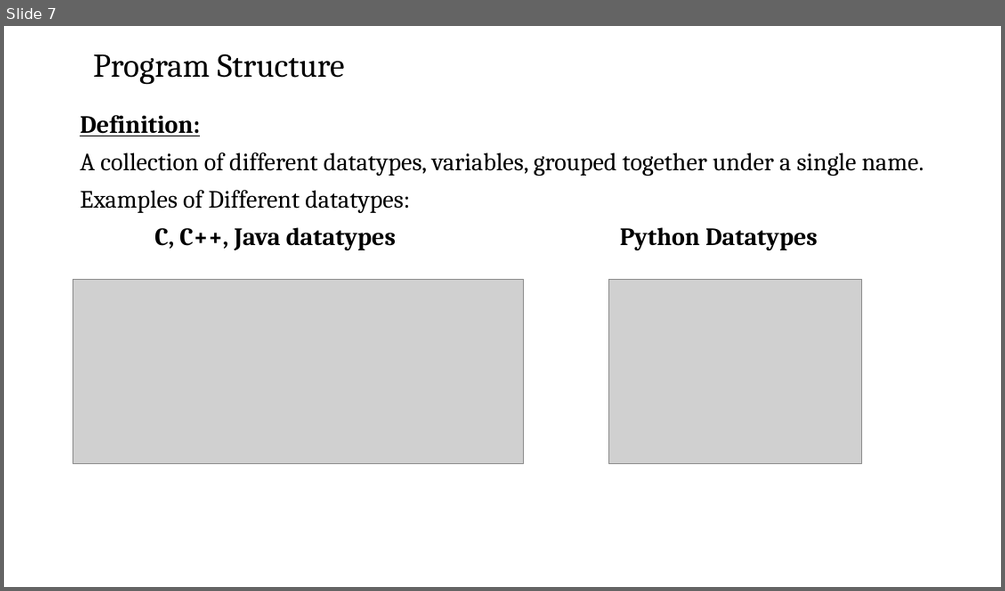
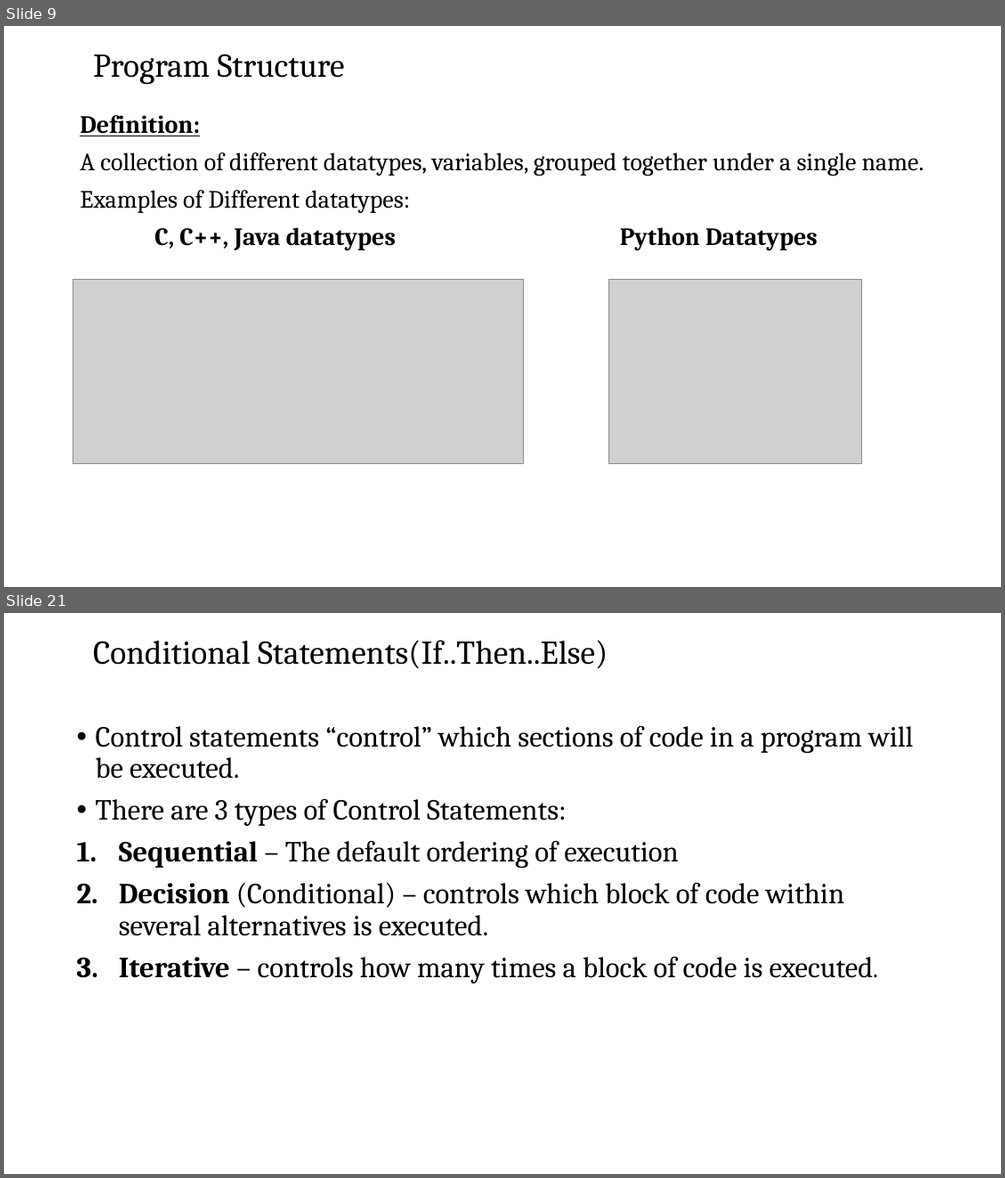
Before and after one commit to josiahkeaton/Training-Materials, a slide deck: Software Testing/Fundamentals of Computer & OS Concepts/Fundamentals of Computing session 6.pptx. Shown one above the other, each under a label of ours: slide 7 before the commit, slides 9 and 21 after it; the slides between them are not shown. The pictures are 1005x591 and 1005x1178 pixels, drawn with LibreOffice and Linux fonts; fonts in the diff are those of the drawing; grey boxes stand for pictures; background and template pictures are left out. Boxes give left, top, right and bottom in pixels: in the first picture for what was removed or moved away, otherwise in the second. Text is boxed around its words. In the diff, an @@ line names an element or a change of style, - is before the commit and + after.

Commit message:
ppt programming concept

```diff
--- a/Software Testing/Fundamentals of Computer & OS Concepts/Fundamentals of Computing session 6.pptx
+++ b/Software Testing/Fundamentals of Computer & OS Concepts/Fundamentals of Computing session 6.pptx
@@ slide 21 added at [4, 613, 1001, 1174], background picture (left out) @@
@@ title added at [93, 640, 607, 669], 32 pt, text #000000 @@
+Conditional Statements(If..Then..Else)
@@ text added at [96, 726, 913, 983], 28 pt, text #000000 @@
+• Control statements “control” which sections of code in a program will be executed.
+• There are 3 types of Control Statements:
+1. Sequential – The default ordering of execution
+2. Decision (Conditional) – controls which block of code within several alternatives is executed.
+3. Iterative – controls how many times a block of code is executed.
@@ what was slide 7 is now slide 9 @@
```
Also in this commit, not shown: 3 slides changed, 17 other slides added, 1 slide removed.
